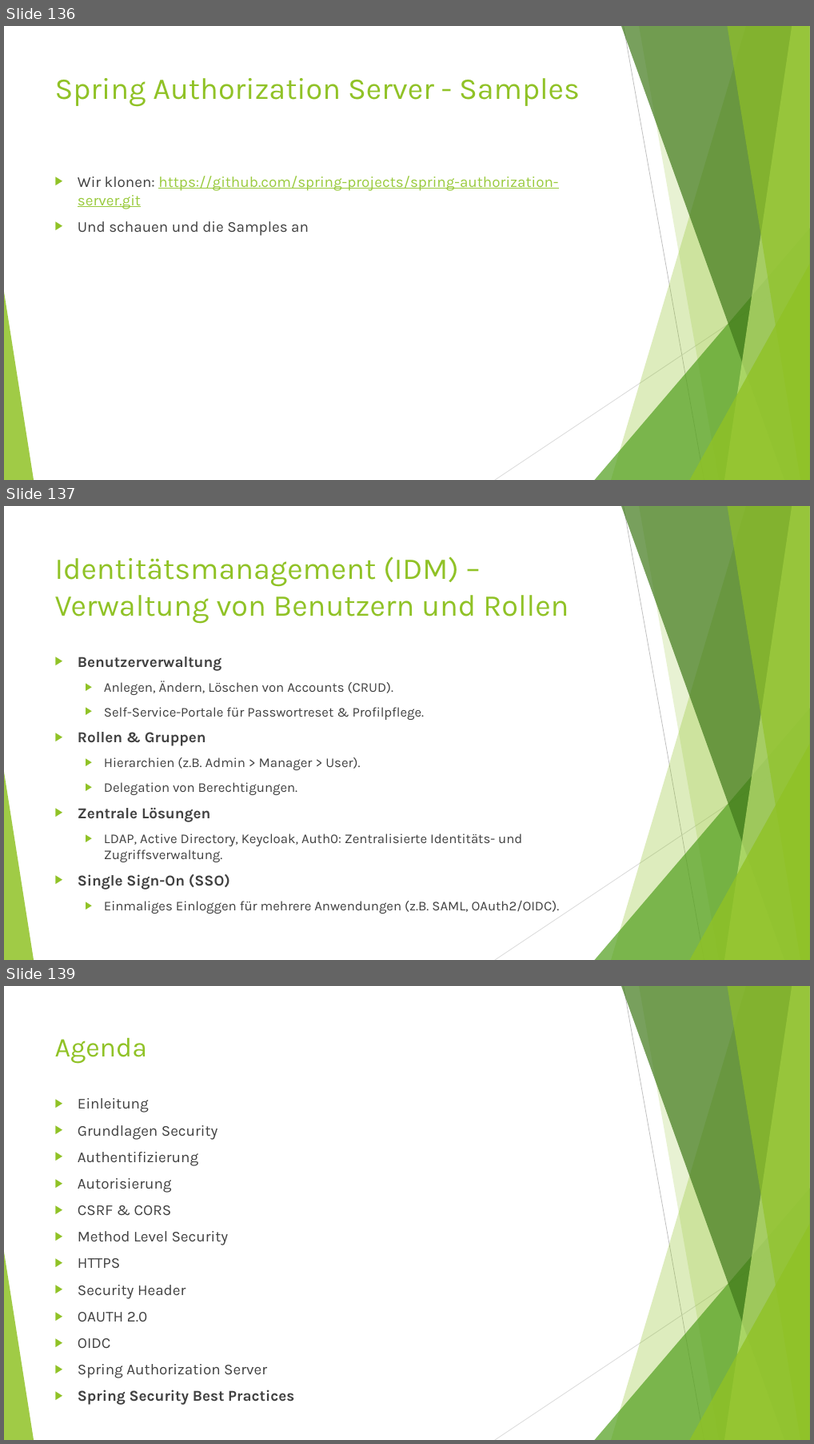
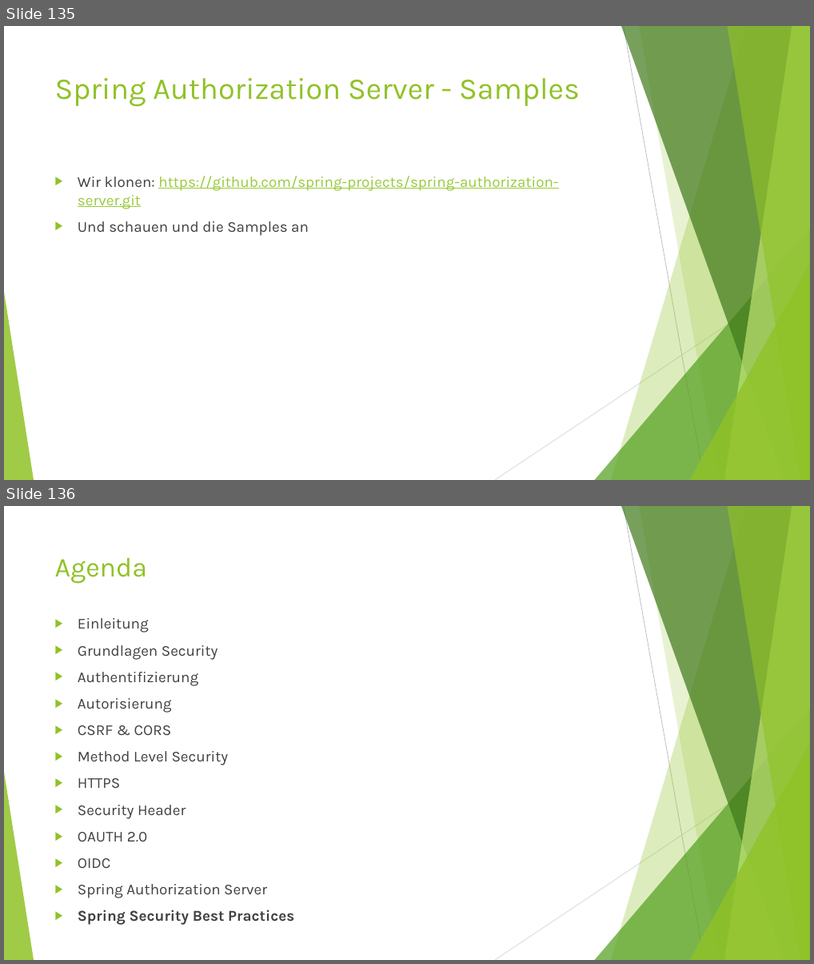
Before and after one commit to MichaelZett/20250708_Spring_Security, a slide deck: Spring_Security.pptx. Shown one above the other, each under a label of ours: slides 136, 137 and 139 before the commit, slides 135 and 136 after it; the slides between them are not shown. The pictures are 814x1444 and 814x964 pixels, drawn with LibreOffice and Linux fonts; fonts in the diff are those of the drawing. Boxes give left, top, right and bottom in pixels: in the first picture for what was removed or moved away, otherwise in the second. Text is boxed around its words. In the diff, an @@ line names an element or a change of style, - is before the commit and + after.

```diff
--- a/Spring_Security.pptx
+++ b/Spring_Security.pptx
@@ slide 137 removed at <box>4,506,810,960</box>, background #FFFFFF; not listed: 10 template elements that a slide beside it also shows @@
@@ title removed at <box>55,556,569,623</box> @@
-Identitätsmanagement (IDM) – Verwaltung von Benutzern und Rollen
@@ text removed at <box>78,656,560,913</box> @@
-▶ Benutzerverwaltung
-  ▶ Anlegen, Ändern, Löschen von Accounts (CRUD).
-  ▶ Self-Service-Portale für Passwortreset & Profilpflege.
-▶ Rollen & Gruppen
-  ▶ Hierarchien (z.B. Admin > Manager > User).
-  ▶ Delegation von Berechtigungen.
-▶ Zentrale Lösungen
-  ▶ LDAP, Active Directory, Keycloak, Auth0: Zentralisierte Identitäts- und Zugriffsverwaltung.
-▶ Single Sign-On (SSO)
-  ▶ Einmaliges Einloggen für mehrere Anwendungen (z.B. SAML, OAuth2/OIDC).
@@ what was slide 136 is now slide 135 @@
@@ what was slide 139 is now slide 136 @@
```
Also in this commit, not shown: 8 slides changed, 4 slides added, 6 other slides removed.
